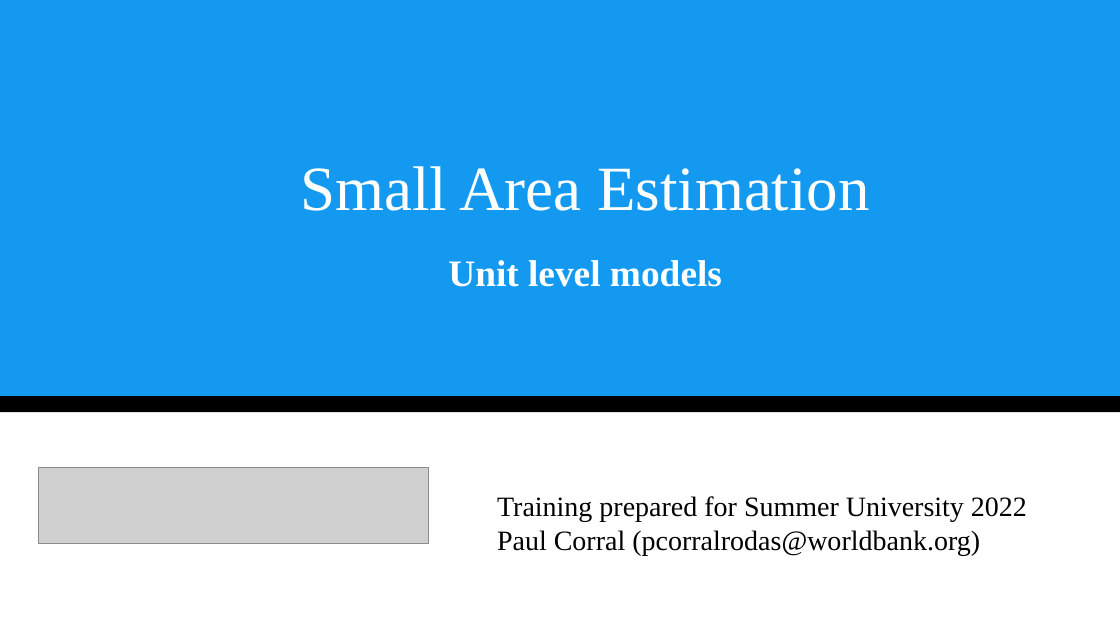
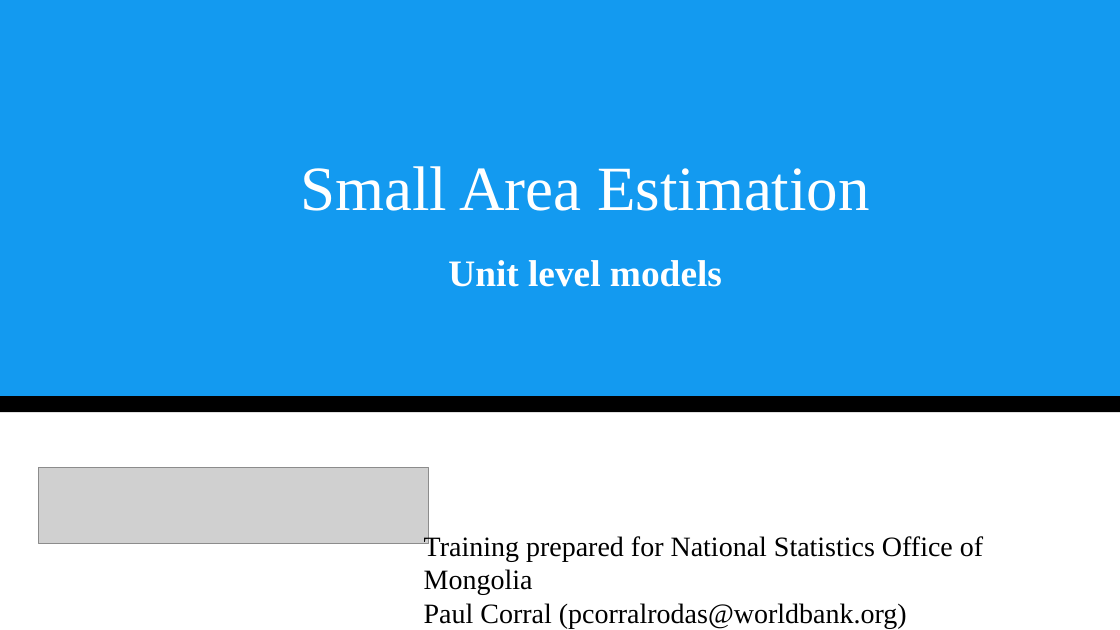
Before and after one commit to pcorralrodas/wb_sae_training, a slide deck: slide 1 of 01.Unit_level_models/03.presentation/Small Area Estimation.pptx. Drawn at 1120x630 pixels with LibreOffice and Linux fonts; fonts in the diff are those of the drawing; grey boxes stand for pictures. Boxes give left, top, right and bottom in pixels: in the first picture for what was removed or moved away, otherwise in the second. Text is boxed around its words. In the diff, an @@ line names an element or a change of style, - is before the commit and + after.

Commit message:
updated ppt

```diff
--- a/01.Unit_level_models/03.presentation/Small Area Estimation.pptx
+++ b/01.Unit_level_models/03.presentation/Small Area Estimation.pptx
@@ text "Training prepared for National Statistics ...": place and size @@
-text "Training prepared for National Statistics ..." at [497,496,1027,555]
+text "Training prepared for National Statistics ..." at [424,534,983,628]
@@ text at [424,534,983,595]: text changed @@
-Training prepared for Summer University 2022
+Training prepared for National Statistics Office of Mongolia
```
